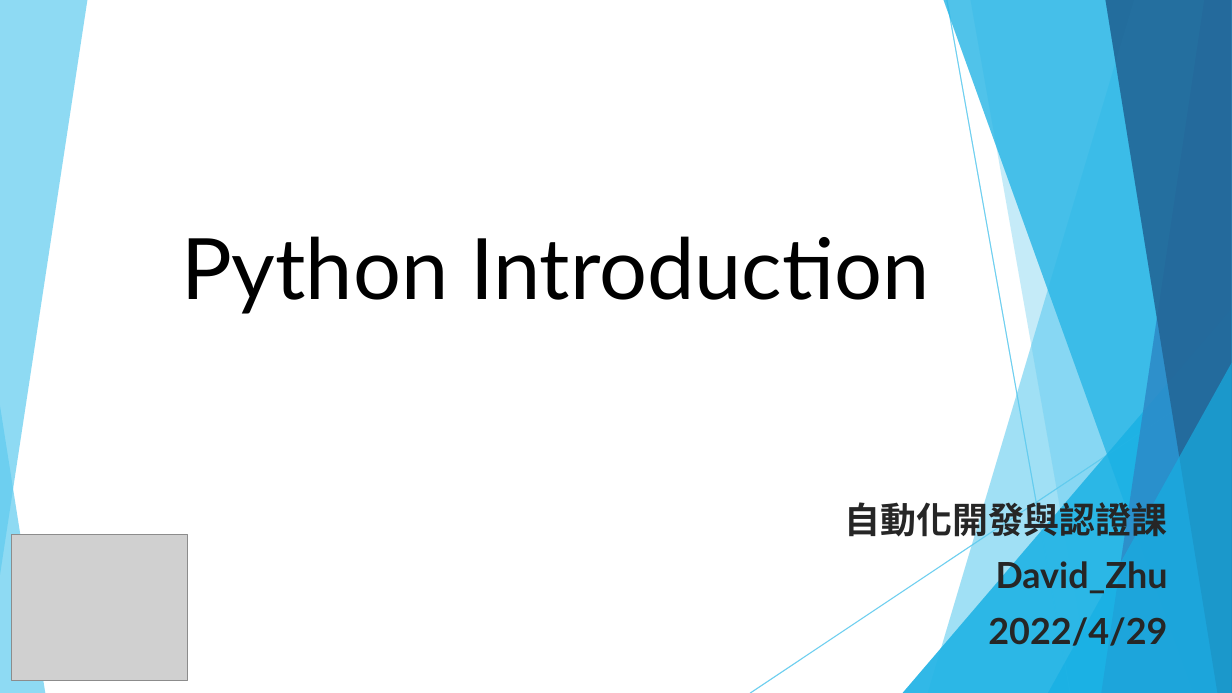
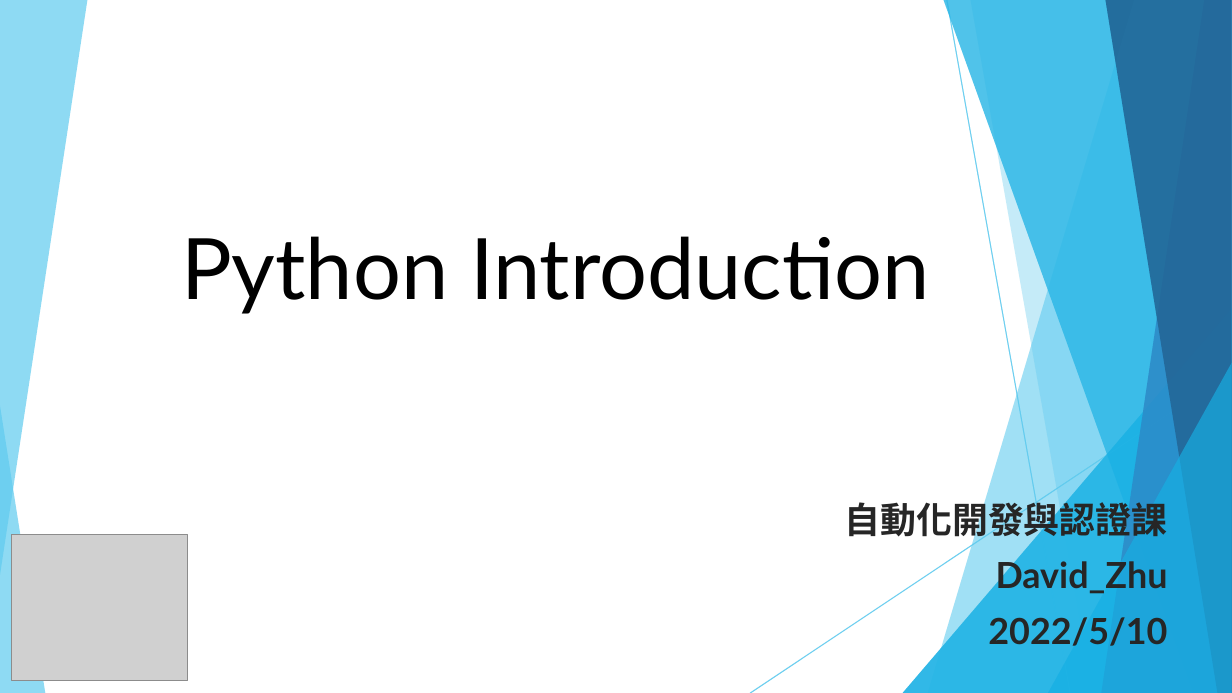
Before and after one commit to DavidChu0424/PythonIntroduction, a slide deck: slide 1 of Python Introduction.pptx. Drawn at 1232x693 pixels with LibreOffice and Linux fonts; fonts in the diff are those of the drawing; grey boxes stand for pictures. Boxes give left, top, right and bottom in pixels: in the first picture for what was removed or moved away, otherwise in the second. Text is boxed around its words. In the diff, an @@ line names an element or a change of style, - is before the commit and + after.

```diff
--- a/Python Introduction.pptx
+++ b/Python Introduction.pptx
@@ subtitle at box(988, 617, 1167, 646): text changed @@
-2022/4/29
+2022/5/10
```
Also in this commit, not shown: 3 slides added.
